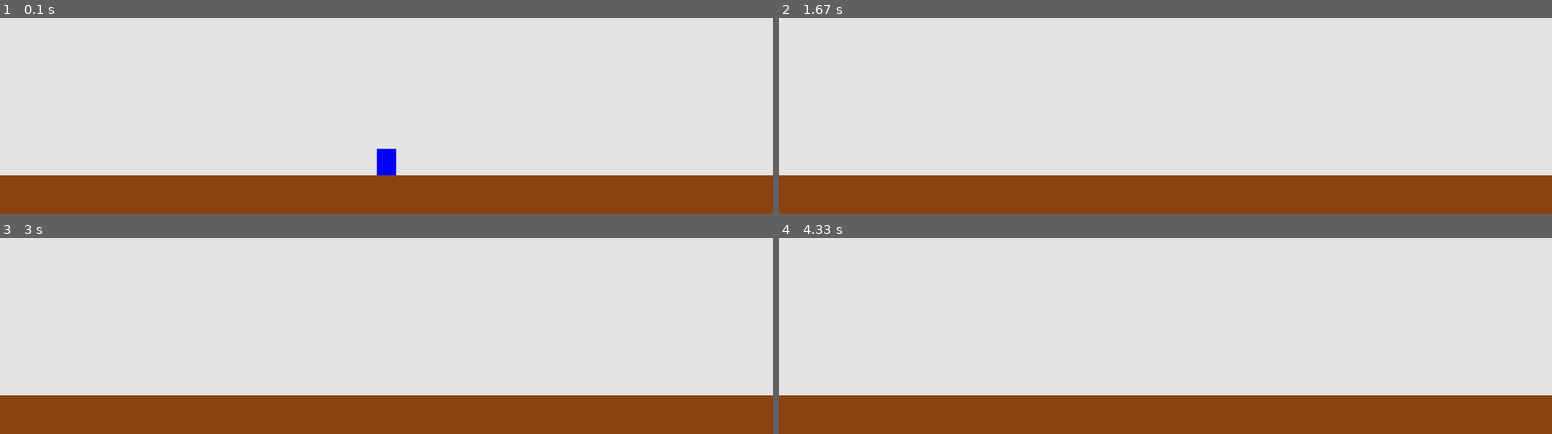
Above: before the commit, frames 1-4 (two rows, left to right).
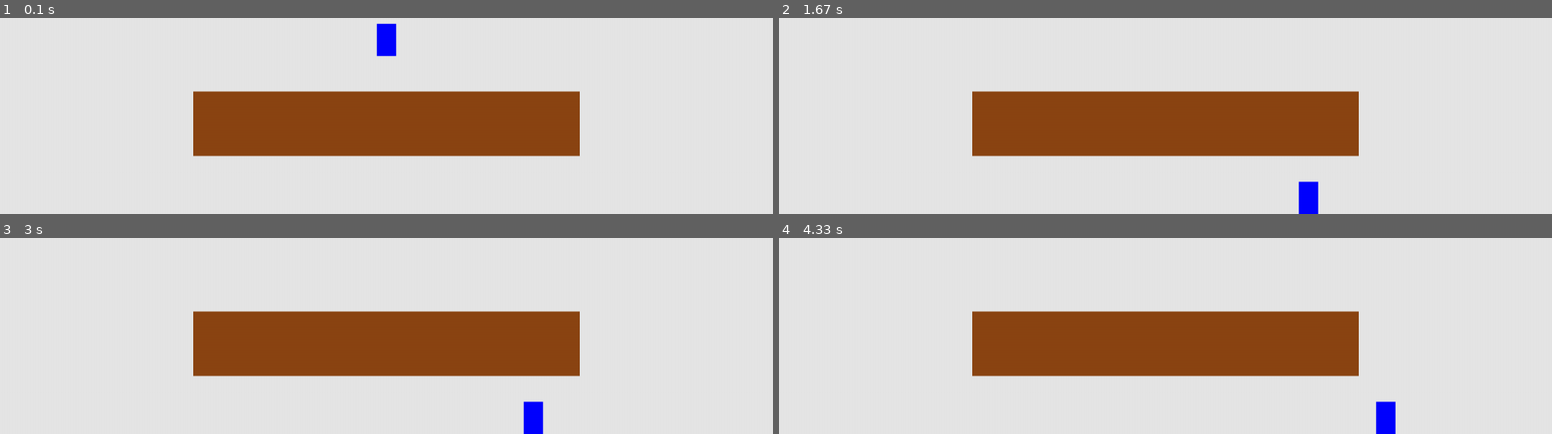
Above: after the commit, the same moments.

Repository: munxen/Python-Pygame
Game: pygame game, started from Coursider/Coursider.py
Two runs of this game, one before a commit and one after it. Both use one fixed random seed, a clock stepped at 60 frames per second and the inputs below.
Inputs:
- Up to frame 1 (0.1 s): no input
- Up to frame 2 (1.67 s): hold Right 0.33-0.8 s; hold Right 0.83-1.3 s; hold Left from 1.33 s (still down)
- Up to frame 3 (3 s): release Left at 1.87 s; hold Left 1.9-2.3 s; hold Right 2.33-2.97 s
- Up to frame 4 (4.33 s): hold Left 3-3.47 s; hold Right 3.5-3.97 s; hold Right from 4 s (still down)

The runs differ from the first frame. In frame 1, 37% of the frame differs, in the area x 0-100%, y 2-100%; in frame 2, 36%; in frame 3, 36%; in frame 4, 36%.

Commit message:
Add jumping

Diff:
--- a/Coursider/Coursider.py
+++ b/Coursider/Coursider.py
@@ -13,18 +13,26 @@
     ai_settings = Settings()
     screen = pygame.display.set_mode ((ai_settings.screen_width,ai_settings.screen_height))
     pygame.display.set_caption("Coursider")
+    clock = pygame.time.Clock()
+    FPS = 60
 
-    # Фреймрейт
-    clock = pygame.time.Clock()
+
+    jump = False
+    jumpCount = 0
+    jumpMax = 15
 
     # Создание группы спрайтов
-    all_sprites = pygame.sprite.Group()
+    all_sprites_platform = pygame.sprite.Group()
+    all_sprites_player = pygame.sprite.Group()
+
+    #Проверка, прыгнул ли Player
+    jumping = False
 
     # Создание класса Player и добавление в общую группу
     platform = Platform()
     player = Player(ai_settings.screen_width,ai_settings.screen_height)
-    all_sprites.add(player)
-    all_sprites.add(platform)
+    all_sprites_platform.add(platform)
+    all_sprites_player.add(player)
 
     # Запуск основного цикла игры
     while True:
@@ -32,15 +40,23 @@
         for event in pygame.event.get():
             if event.type == pygame.QUIT:
                 sys.exit()
-
         """Управление"""
         if event.type == pygame.KEYDOWN: #Если клавиши нажаты
             if event.key == pygame.K_LEFT:
                 player.go_left()
             if event.key == pygame.K_RIGHT:
                 player.go_right()
-            if event.key == pygame.K_UP:
-                player.jump()
+            if not jump and event.key == pygame.K_UP:
+                jump = True
+                jumpCount = jumpMax
+
+        if jump:
+            player.change_y += jumpCount
+        if jumpCount > -jumpMax:
+            jumpCount -= 1
+        else:
+            jump = False
+
 
         if event.type == pygame.KEYUP: #Если клавиши опущены
             if event.key == pygame.K_LEFT and player.change_x < 0:
@@ -48,19 +64,17 @@
             if event.key == pygame.K_RIGHT and player.change_x > 0:
                 player.stop()
 
-
-        #Проверка на столкновение с платформой
-        hits = pygame.sprite.spritecollide(player, all_sprites, False)
-        for hit in hits:
-            if player.change_y > 0:
-                player.rect.bottom = platform.rect.top
-            elif player.change_y <0:
-                player.rect.top = platform.rect.bottom
-            #player.change_y = 0 #Останавливаем вертикальное движение
-
+        # Проверка на столкновение с платформой
+        #hits = pygame.sprite.spritecollide(player, all_sprites_platform, False)
+        #for hit in hits:
+            #if player.change_y > 0:
+                #player.rect.bottom = platform.rect.top
+            #elif player.change_y < 0:
+                #player.rect.top = platform.rect.bottom
 
         # Обновлене спрайтов
-        all_sprites.update()
+        all_sprites_player.update()
+        all_sprites_platform.update()
 
         #Ограничение передвижения
         if player.rect.right > ai_settings.screen_width:
@@ -73,7 +87,11 @@
         screen.fill(ai_settings.bg_color)
 
         # Отрисовка спрайтов
-        all_sprites.draw(screen)
+        all_sprites_platform.draw(screen)
+        all_sprites_player.draw(screen)
+
+        #FPS
+        clock.tick(FPS)
 
         # Отображение последнего прорисованного окна
         pygame.display.flip()
--- a/Coursider/platform__.py
+++ b/Coursider/platform__.py
@@ -4,7 +4,7 @@
     """Инициализация платформы"""
     def __init__(self):
         super().__init__()
-        self.image = pygame.Surface((1200,100))
+        self.image = pygame.Surface((600,100))
         self.image.fill((139, 69, 19))
         self.rect = self.image.get_rect()
-        self.rect.center = (600, 630)
+        self.rect.center = (600, 500)
--- a/Coursider/player__.py
+++ b/Coursider/player__.py
@@ -1,4 +1,5 @@
 import pygame
+import time
 
 class Player(pygame.sprite.Sprite):
 
@@ -16,29 +17,34 @@
 
     def update(self):
         """Управление игроком"""
-        self.gravity()
+        self.gravity() #устанавливаем гравитацию
         self.rect.x += self.change_x #передвижение влево/вправо
         self.rect.y += self.change_y #передвижение вверх/вниз
+        self.change_y = 0 #останавливаем вертикальное движение
 
     def gravity(self):
         """Гравитация игрока"""
         if self.change_y == 0:
-            self.change_y = 0.1
+            self.change_y = 10
         else:
             self.change_y += .95
+        """Если уже на земле, ставим позицию y как 0"""
+        if self.rect.y >= 640 - self.rect.height and self.change_y >= 0:
+            self.change_y = 0
+            self.rect.y = 640 - self.rect.height
 
     def go_left(self):
         """Ходьба влево"""
-        self.change_x = -1
+        self.change_x = -6
 
     def go_right(self):
         """Ходьба вправо"""
-        self.change_x = 1
+        self.change_x = 6
 
     def jump(self):
         "Прыжок"
-        self.change_y += -5
+        self.change_y = -10
 
     def stop(self):
-        """Чел стоит"""
+        """Игрок стоит"""
         self.change_x = 0
